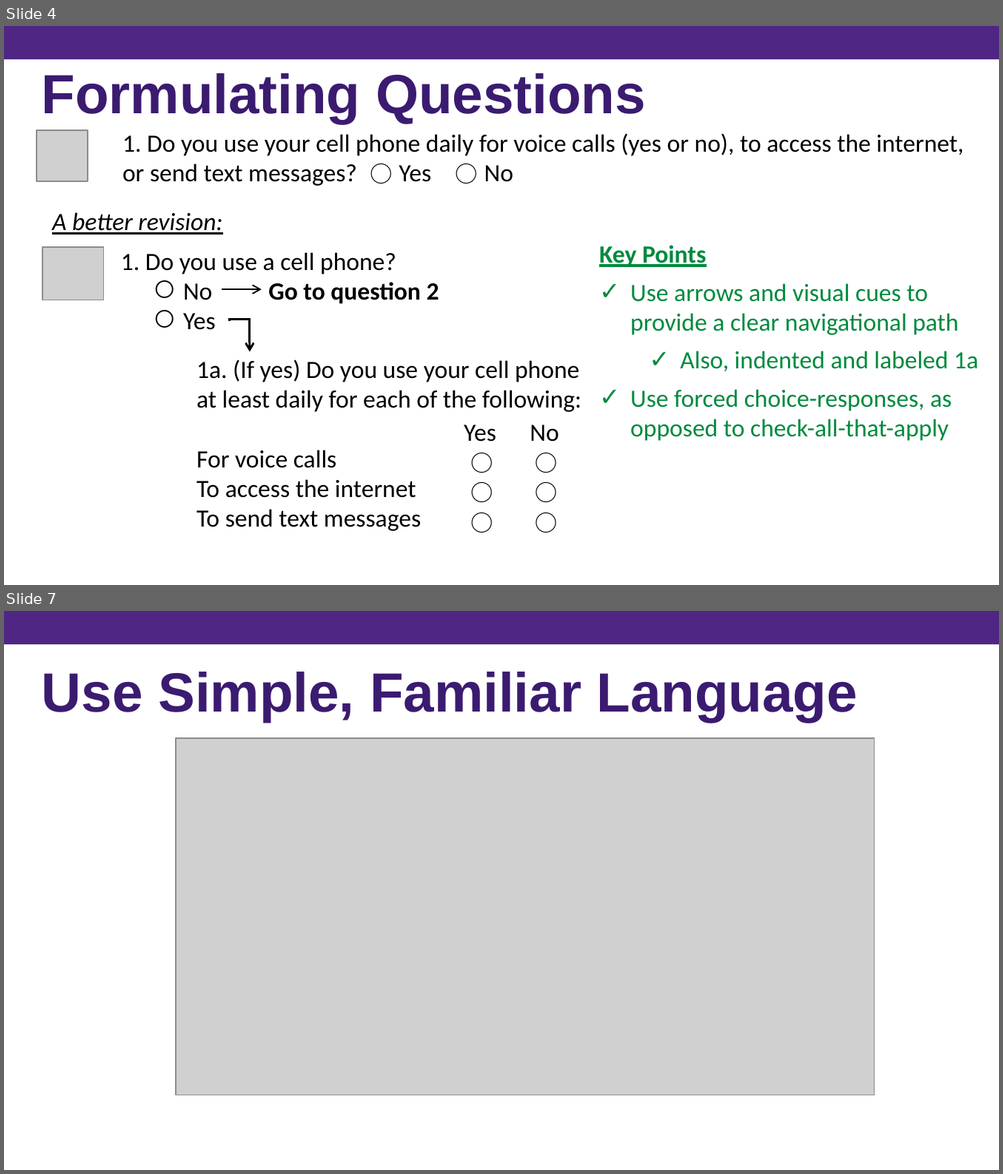
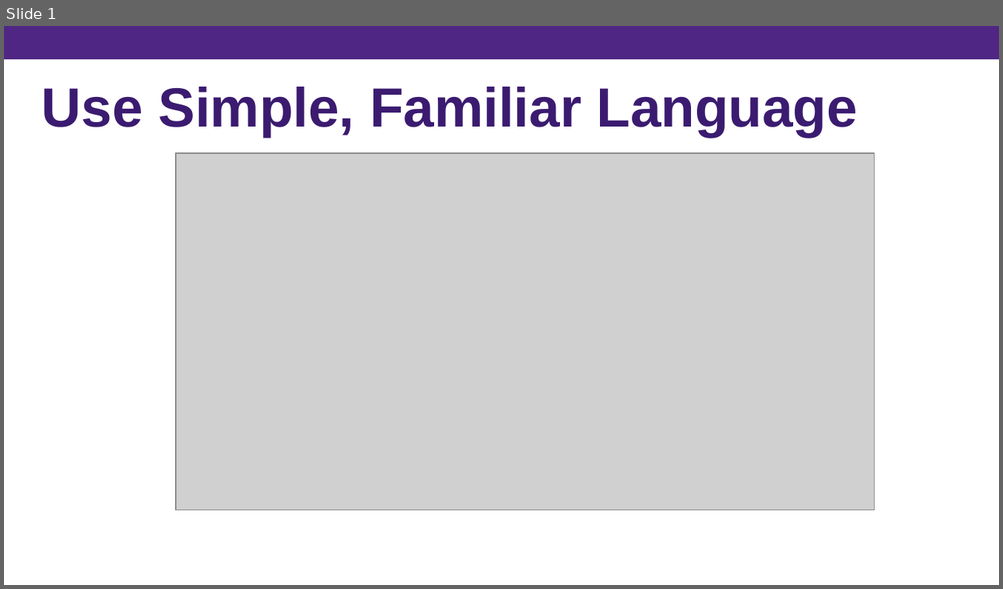
Before and after one commit to kpuka/SIMAH, a slide deck: images/posts/survey_design/Survey Design (PowerPoint) - Copy.pptx. Shown one above the other, each under a label of ours: slides 4 and 7 before the commit, slide 1 after it; the slides between them are not shown. The pictures are 1003x1174 and 1003x589 pixels, drawn with LibreOffice and Linux fonts; fonts in the diff are those of the drawing; grey boxes stand for pictures. Boxes give left, top, right and bottom in pixels: in the first picture for what was removed or moved away, otherwise in the second. Text is boxed around its words. In the diff, an @@ line names an element or a change of style, - is before the commit and + after.

```diff
--- a/images/posts/survey_design/Survey Design (PowerPoint) - Copy.pptx
+++ b/images/posts/survey_design/Survey Design (PowerPoint) - Copy.pptx
@@ slide 4 removed at box(4, 26, 999, 585), background #FFFFFF @@
@@ rectangle removed at box(4, 26, 999, 60) @@
@@ text removed at box(42, 73, 646, 124) @@
-Formulating Questions
@@ picture removed at box(37, 130, 88, 181) @@
@@ text removed at box(122, 133, 963, 186) @@
-1. Do you use your cell phone daily for voice calls (yes or no), to access the internet, or send text messages? ⃝ Yes ⃝ No
@@ text removed at box(52, 212, 222, 235) @@
-A better revision:
@@ text removed at box(599, 245, 978, 441) @@
-Key Points
-✓ Use arrows and visual cues to provide a clear navigational path
-  ✓ Also, indented and labeled 1a
-✓ Use forced choice-responses, as opposed to check-all-that-apply
@@ picture removed at box(42, 248, 103, 301) @@
@@ group removed at box(121, 252, 581, 531): 3 texts, 1 elbow arrow, 1 arrow @@
-1. Do you use a cell phone?
-⃝ No Go to question 2
-⃝ Yes
-1a. (If yes) Do you use your cell phone at least daily for each of the following:
-For voice calls
-To access the internet
-To send text messages
-Yes No
-⃝ ⃝
-⃝ ⃝
-⃝ ⃝
@@ rectangle removed at box(4, 511, 999, 585) @@
@@ what was slide 7 is now slide 1 @@
```
Also in this commit, not shown: 5 other slides removed, 2 other files.
